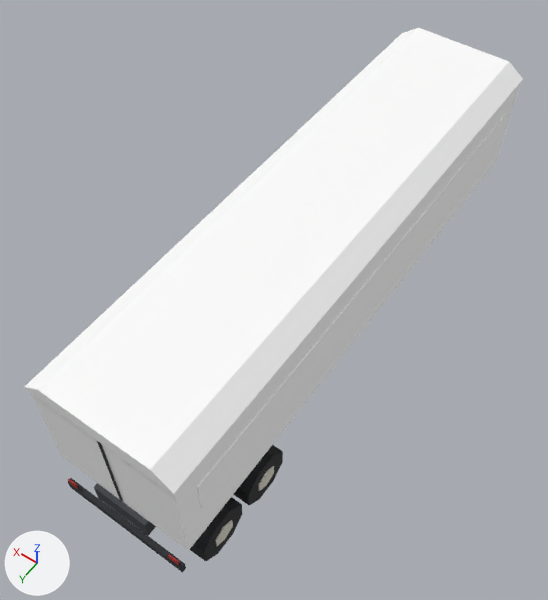
The glTF model public/models/rt_truck_b.glb as it was, and as the next commit left it.
One viewpoint serves both versions: a 50 mm lens placed at (-4.41, 7.25, 11.81), pointed at (0.29, 0.68, 1.48). Arrows for +X, +Y and +Z are at lower left; the lights stay in place. The first picture is the older version. Vertices at exactly the same position are counted once.

Objects in the first picture: 'model'.
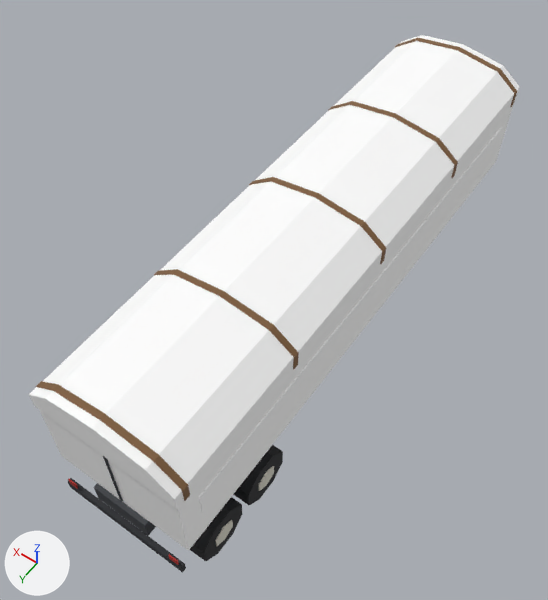
Location of each change, (x1, y1, x2, y2) in pixels of the pictures (548 x 600 px; the box of a moved part takes in the faces that stretch with it):
'model', reshaped
    before: (25, 28, 523, 573)
    after: (29, 35, 520, 573)
part 1 of me_model, rebuilt
    before: (25, 28, 523, 496)
    after: (29, 35, 520, 509)
part 2 of me_model, added
    after: (395, 38, 517, 107)
part 3 of me_model, added
    after: (328, 101, 458, 178)
part 4 of me_model, added
    after: (249, 177, 386, 264)
part 5 of me_model, added
    after: (154, 269, 299, 369)
part 6 of me_model, added
    after: (36, 381, 190, 501)
part 7 of me_model, built on
    before: (31, 86, 519, 551)
    after: (39, 104, 514, 551)
part 8 of me_model, moved or reshaped
    before: (97, 441, 123, 501)
    after: (103, 456, 123, 501)

The change in detail:
Material 'v_wood2' (mat_v_wood2) is new.
Its base color is (0.209, 0.109, 0.0452) (brown #7e5d3c).
Its roughness is 0.8.
me_model is used by ob_model.
Verts and faces of me_model; kept vertices keep their numbers, new ones are numbered from 140.
Before the commit, vertices of me_model: 112 (-0.03, 4.87, 3.17) at pixel (100, 442), 113 (0.03, 4.87, 3.17) at pixel (97, 440), 114 (0.03, 4.89, 3.17) at pixel (96, 441), 115 (-0.03, 4.89, 3.17) at pixel (99, 443).
me_model had 140 vertices, 224 faces and spanned x -1.27..1.27, y -5.0..5.0, z 0.0..3.55.
me_model now has 212 vertices, 348 faces and spans x -1.27..1.27, y -5.0..5.0, z 0.0..3.56.
me_model part 1: the loose piece of 12 vertices spanning x -1.27..1.27, y -5.0..4.9, z 3.25..3.55 is rebuilt with 14 vertices and now spans x -1.26..1.26, y -5.0..4.9, z 2.83..3.55.
me_model part 2: a new loose piece of 14 vertices spanning x -1.27..1.27, y -4.86..-4.76, z 2.83..3.56, in mat_v_wood2 (brown #7e5d3c).
me_model part 3: a new loose piece of 14 vertices spanning x -1.27..1.27, y -2.48..-2.38, z 2.83..3.56, in mat_v_wood2 (brown #7e5d3c).
me_model part 4: a new loose piece of 14 vertices spanning x -1.27..1.27, y -0.1..0.0, z 2.83..3.56, in mat_v_wood2 (brown #7e5d3c).
me_model part 5: a new loose piece of 14 vertices spanning x -1.27..1.27, y 2.28..2.38, z 2.83..3.56, in mat_v_wood2 (brown #7e5d3c).
me_model part 6: a new loose piece of 14 vertices spanning x -1.27..1.27, y 4.66..4.76, z 2.83..3.56, in mat_v_wood2 (brown #7e5d3c).
Part 7, on me_model:
8 vertices are removed from x -1.25..1.25, y -4.65..4.5, z 2.08..2.74.
12 faces are deleted.
4 vertices in x -1.24..1.24, y -5.0..4.87, z 3.25 move by (0.0, 0.0, -0.42).
Part 8, on me_model:
Vertices 112 to 115 move by (0.0, 0.0, -0.42).
Other edits to the shape of me_model do not show in these pictures.
me_model gains material mat_v_wood2 (brown #7e5d3c).
